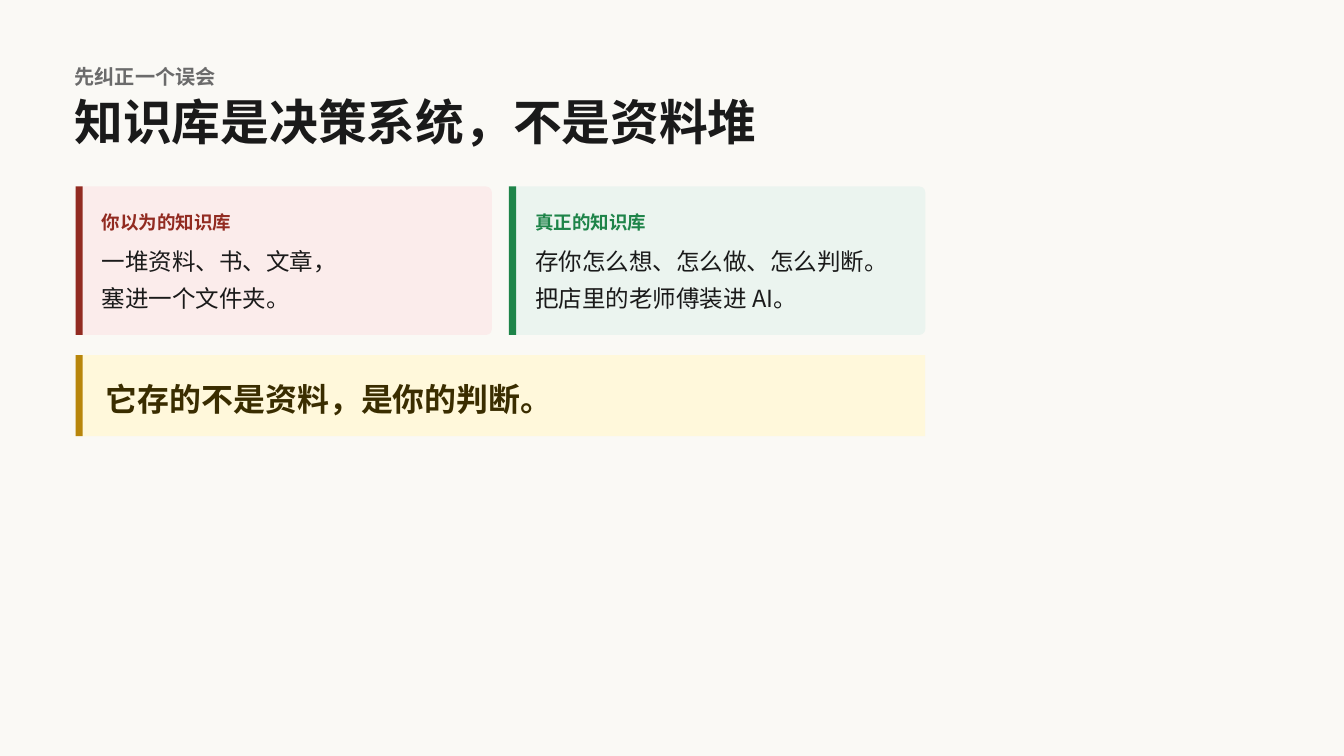
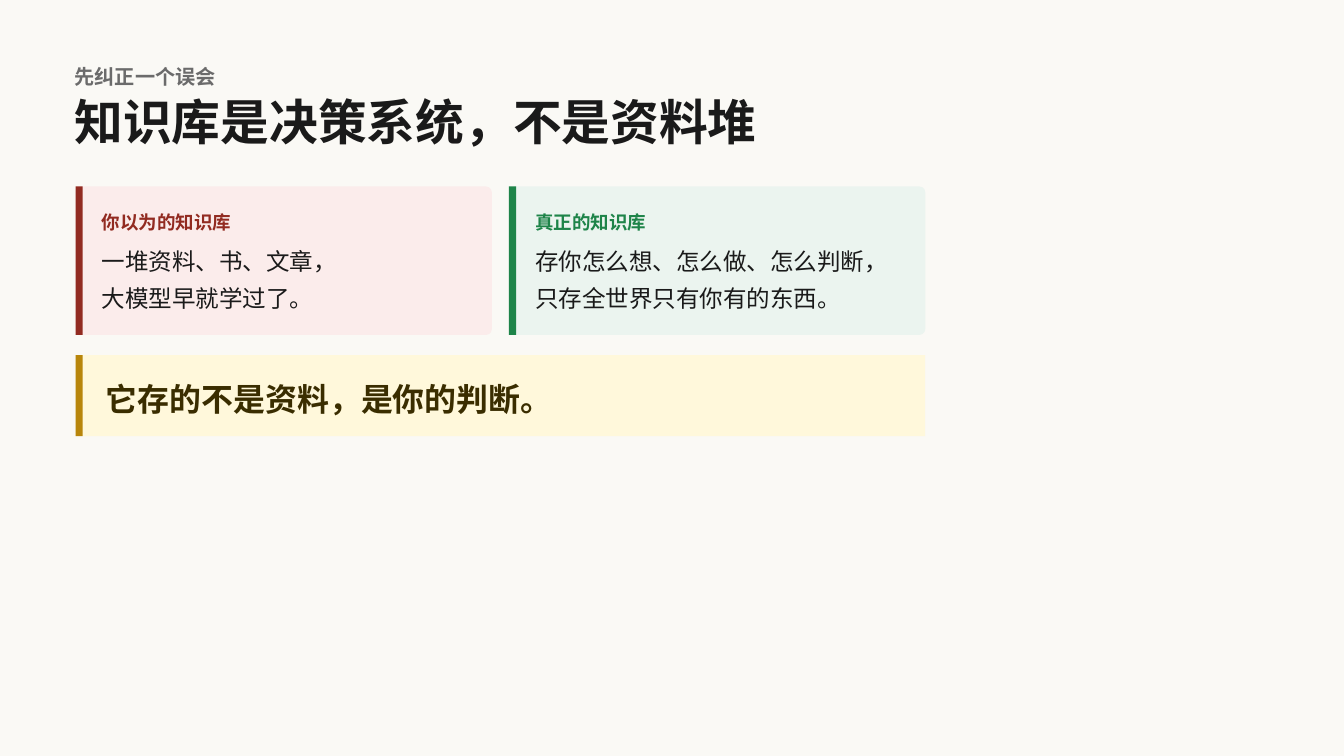
Before and after one commit to yayaaimengzhu-ops/plan, a slide deck: slide 20 of 11-04 先问对再让AI懂你-演示文稿·可编辑.pptx (slide 22 before the commit). Drawn at 1344x756 pixels with LibreOffice and Linux fonts; fonts in the diff are those of the drawing. Boxes give left, top, right and bottom in pixels: in the first picture for what was removed or moved away, otherwise in the second. Text is boxed around its words. In the diff, an @@ line names an element or a change of style, - is before the commit and + after.

```diff
--- a/11-04 先问对再让AI懂你-演示文稿·可编辑.pptx
+++ b/11-04 先问对再让AI懂你-演示文稿·可编辑.pptx
@@ text at <box>535,250,888,309</box>: text changed @@
-存你怎么想、怎么做、怎么判断。
-把店里的老师傅装进 AI。
+存你怎么想、怎么做、怎么判断，
+只存全世界只有你有的东西。
@@ text at <box>102,287,314,309</box>: text changed @@
-塞进一个文件夹。
+大模型早就学过了。
```
Also in this commit, not shown: 1 other slide changed, 3 slides removed, 1 other file.
